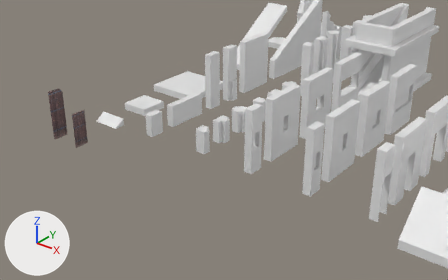
One commit to the Blender file blender/NewBlockKit.blend: the scene before it, then after it.
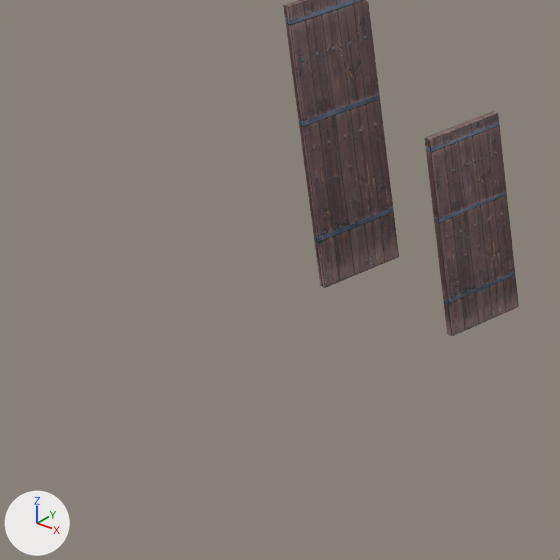
There are two pictures of each version: one from a camera (50 mm lens) standing at (30.79, -22.18, 17.53) and looking at (9.3, 4.69, 0.87), one close up on the part from 0% to 21% of the width and 32% to 66% of the height. The axes (+X, +Y, +Z) are drawn at lower left. The lights are the same throughout.

In view in the first close-up: 'Door', 'LargeDoor'.
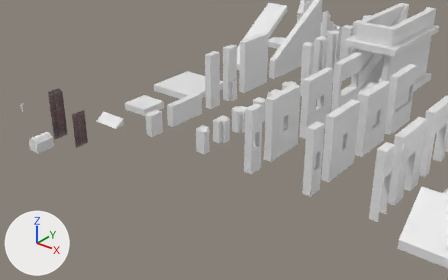
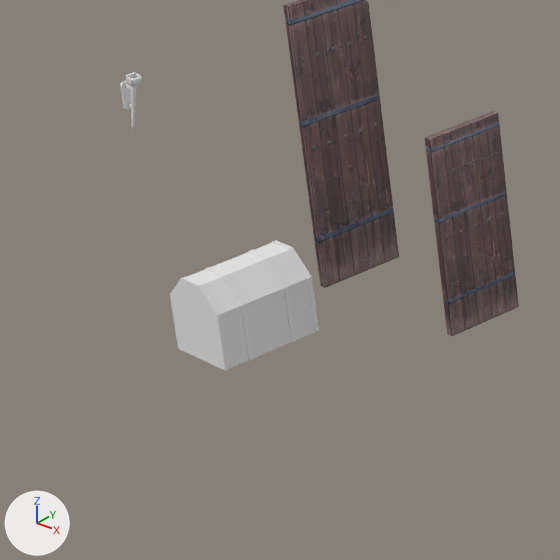
Commit message: Added chests and sconces.

Scene script edits in JSON lines:
```json
{"op": "add", "block": "mat_metal", "code": ["mat_metal = principled_material('Metal')", "mat_metal.base_color = (0.8, 0.8, 0.8)  # white #e7e7e7"]}
{"op": "add", "block": "mat_wood", "code": ["mat_wood = principled_material('Wood')", "mat_wood.base_color = (0.8, 0.8, 0.8)  # white #e7e7e7", "mat_wood.roughness = 0.828", "mat_wood.specular_ior_level = 0.0", "mat_wood.specular_tint = (0.956, 0.956, 0.956)  # white #fafafa"]}
{"op": "add", "block": "me_cube_027", "code": ["me_cube_027 = bpy.data.meshes.new('Cube.027')", "me_cube_027.from_pydata(...)  # 71 vertices, 50 faces; spans x -0.01..0.234, y -0.06..0.06, z -0.218..0.417", "me_cube_027.materials.append(mat_metal)  # its picture is missing"]}
{"op": "add", "block": "me_cube_025", "code": ["me_cube_025 = bpy.data.meshes.new('Cube.025')", "me_cube_025.from_pydata(...)  # 108 vertices, 96 faces; spans x -0.41..0.41, y -0.6..0.6, z 0.0..0.309", "# faces by material slot: [41, 55]", "me_cube_025.materials.append(mat_wood)  # its picture is missing", "me_cube_025.materials.append(mat_metal)  # its picture is missing"]}
{"op": "add", "block": "me_cube_022", "code": ["me_cube_022 = bpy.data.meshes.new('Cube.022')", "me_cube_022.from_pydata(...)  # 72 vertices, 58 faces; spans x -0.41..0.41, y -0.6..0.6, z 0.0..0.6", "# faces by material slot: [18, 40]", "me_cube_022.materials.append(mat_wood)  # its picture is missing", "me_cube_022.materials.append(mat_metal)  # its picture is missing"]}
{"op": "add", "block": "ob_sconce", "code": ["ob_sconce = bpy.data.objects.new('Sconce', me_cube_027)", "ob_sconce.location = (0.0, -3.0, 3.0)"]}
{"op": "add", "block": "ob_chestlid", "code": ["ob_chestlid = bpy.data.objects.new('ChestLid', me_cube_025)", "ob_chestlid.location = (0.0, -2.0, 0.6)"]}
{"op": "add", "block": "ob_chestbase", "code": ["ob_chestbase = bpy.data.objects.new('ChestBase', me_cube_022)", "ob_chestbase.location = (0.0, -2.0, 0.0)"]}
```

Location of each change, [x1, y1, x2, y2] in pixels of the close-ups (560 x 560 px):
```json
{"object": "ChestBase", "change": "added", "after": [170, 281, 319, 371], "faces in mat_wood (its picture is missing)": [171, 282, 315, 370], "faces in mat_metal (its picture is missing)": [170, 281, 319, 371]}
{"object": "ChestLid", "change": "added", "after": [170, 240, 312, 319], "faces in mat_wood (its picture is missing)": [170, 243, 308, 319], "faces in mat_metal (its picture is missing)": [170, 240, 312, 319]}
{"object": "Sconce", "change": "added", "after": [120, 72, 142, 128]}
```
